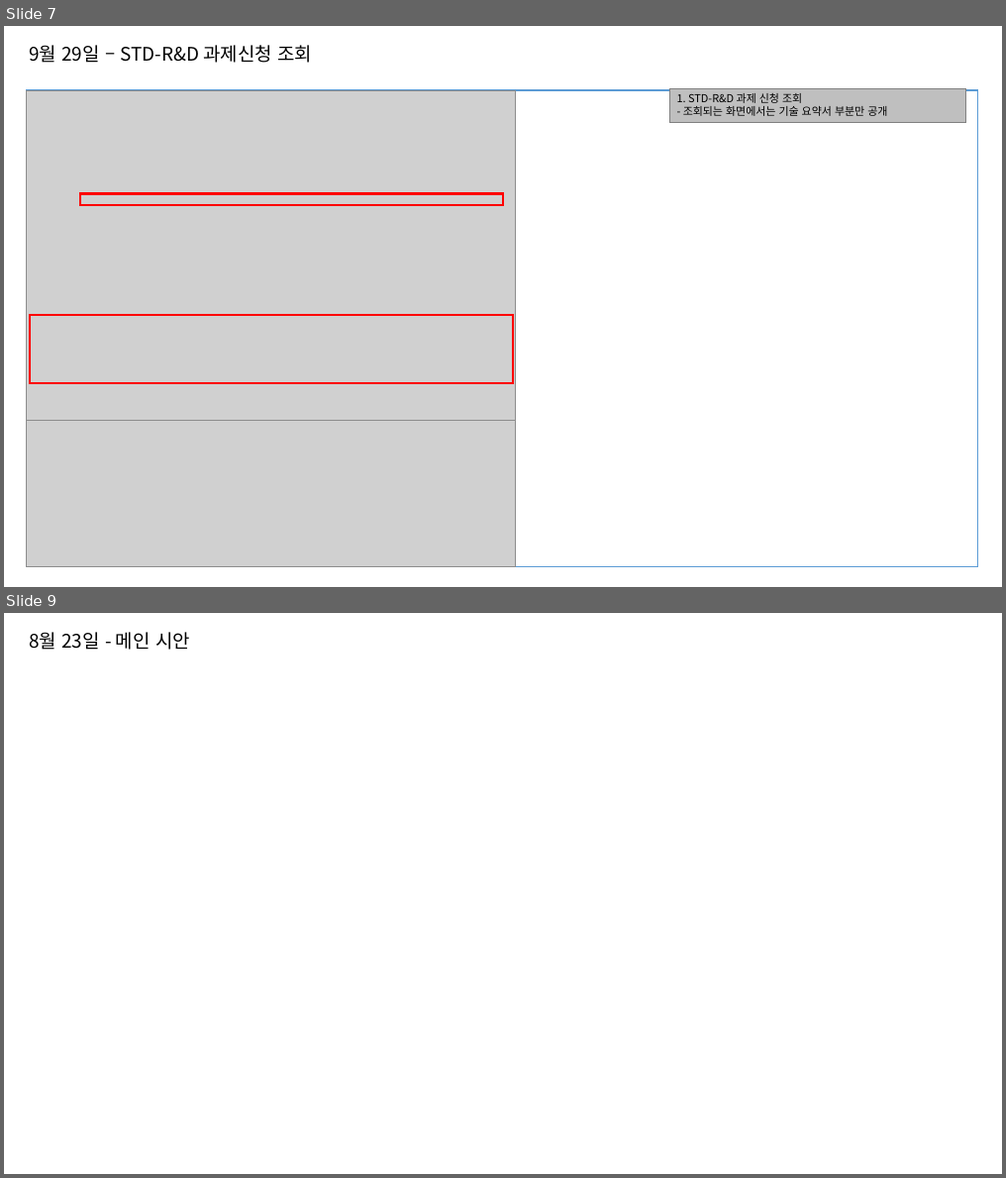
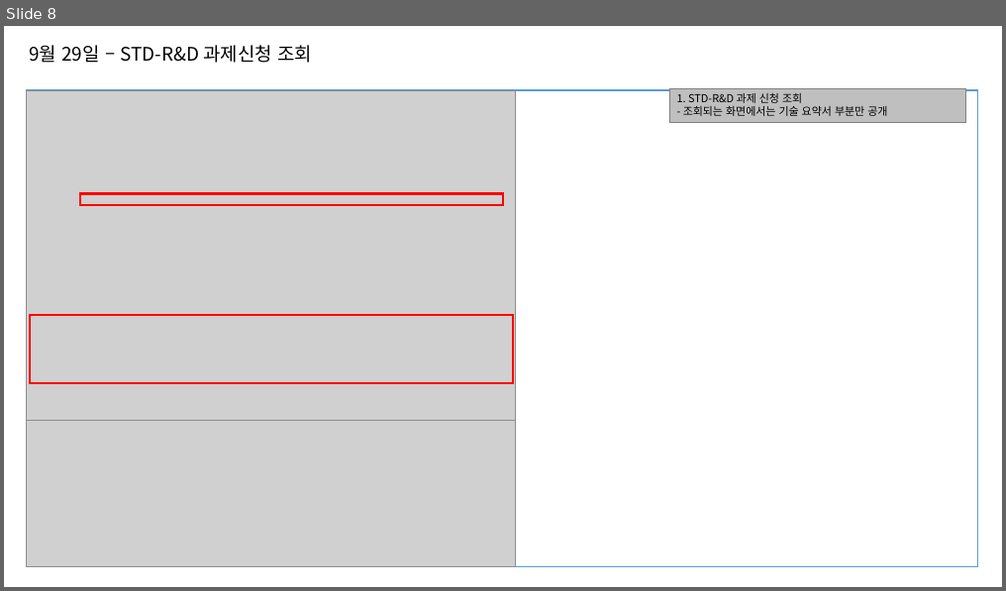
Before and after one commit to box3101/Association, a slide deck: 20220930_133718_임자혁_(jhim@ispark.kr)_표준협회_수정사항/20220930_사이트수정사항_v1.0.pptx. Shown one above the other, each under a label of ours: slides 7 and 9 before the commit, slide 8 after it; the slides between them are not shown. The pictures are 1006x1178 and 1006x591 pixels, drawn with LibreOffice and Linux fonts; fonts in the diff are those of the drawing; grey boxes stand for pictures. Boxes give left, top, right and bottom in pixels: in the first picture for what was removed or moved away, otherwise in the second. Text is boxed around its words. In the diff, an @@ line names an element or a change of style, - is before the commit and + after.

```diff
--- a/20220930_133718_임자혁_(jhim@ispark.kr)_표준협회_수정사항/20220930_사이트수정사항_v1.0.pptx
+++ b/20220930_133718_임자혁_(jhim@ispark.kr)_표준협회_수정사항/20220930_사이트수정사항_v1.0.pptx
@@ slide 9 removed at [4,613,1002,1174], background #FFFFFF @@
@@ text removed at [29,632,190,650] @@
-8월 23일 - 메인 시안
@@ what was slide 7 is now slide 8 @@
```
Also in this commit, not shown: 5 slides changed, 1 slide added, 14 other slides removed, 11 other files.
